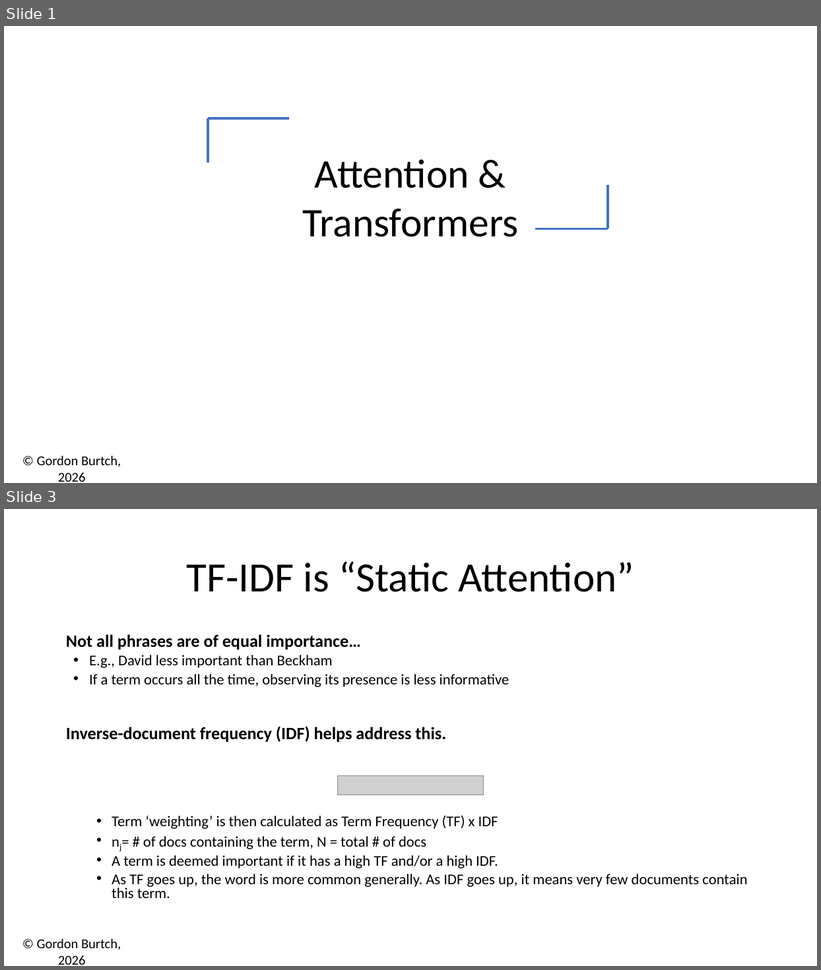
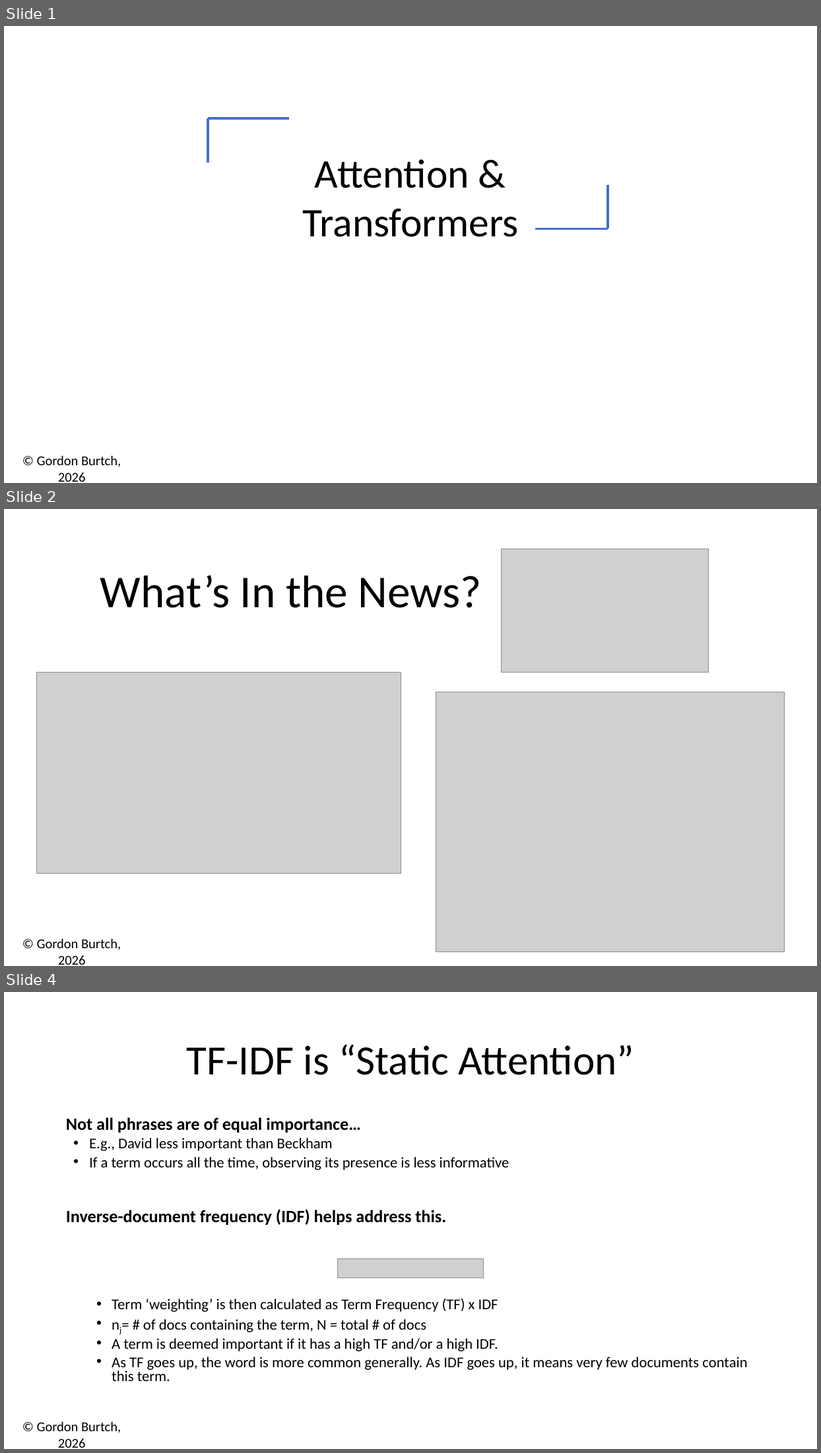
Before and after one commit to gburtch/BA510-2026, a slide deck: Week 9/9.1 - Attention and Transformers.pptx. Shown one above the other, each under a label of ours: slides 1 and 3 before the commit, slides 1, 2 and 4 after it; the slides between them are not shown. The pictures are 821x970 and 821x1453 pixels, drawn with LibreOffice and Linux fonts; fonts in the diff are those of the drawing; grey boxes stand for pictures. Boxes give left, top, right and bottom in pixels: in the first picture for what was removed or moved away, otherwise in the second. Text is boxed around its words. In the diff, an @@ line names an element or a change of style, - is before the commit and + after.

```diff
--- a/Week 9/9.1 - Attention and Transformers.pptx
+++ b/Week 9/9.1 - Attention and Transformers.pptx
@@ slide 2 added at bbox=[4, 509, 817, 966], background #FFFFFF; not listed: 1 template element that a slide beside it also shows @@
@@ picture added at bbox=[501, 549, 708, 673] @@
@@ text added at bbox=[100, 575, 482, 608], 54 pt, text #000000 @@
+What’s In the News?
@@ picture added at bbox=[36, 673, 401, 874] @@
@@ picture added at bbox=[436, 692, 785, 953] @@
@@ what was slide 3 is now slide 4 @@
```
Also in this commit, not shown: 4 slides changed, 2 slides removed, 3 other files.
